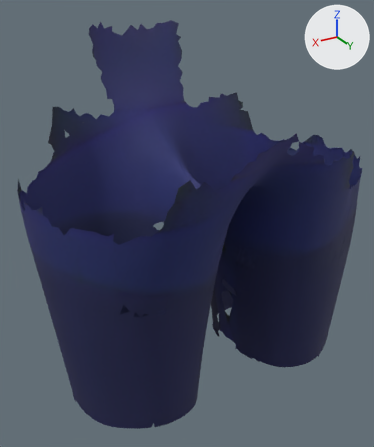
Before and after pictures for a commit that changed the glTF model assets/characters/_bodybase/namja_bottom8_darkblue_rigged.glb.
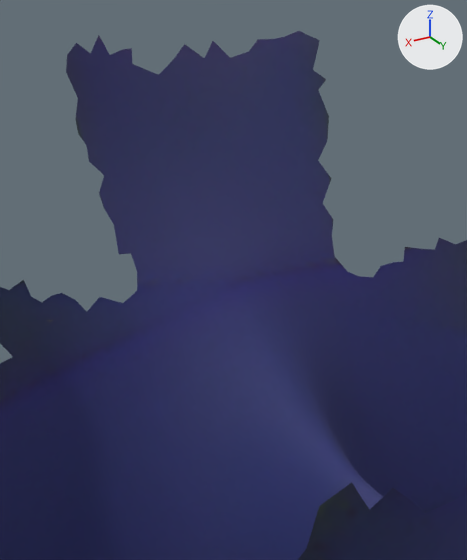
The first picture shows the older version from a 50 mm camera at (0.2499, 0.3977, 0.6466) aimed at (0.0094, -0.0032, 0.4461). The close-ups show the older and then the newer version on the part from 17% to 62% of the width and 2% to 46% of the height of that picture. Only the edits that show in the close-ups are written down. Lighting does not change. The marker at upper right points along +X, +Y and +Z. Where no turn or scale is listed for an object, it has been applied to the vertices. Vertices at exactly the same position are counted once.

The first close-up shows 'part'.
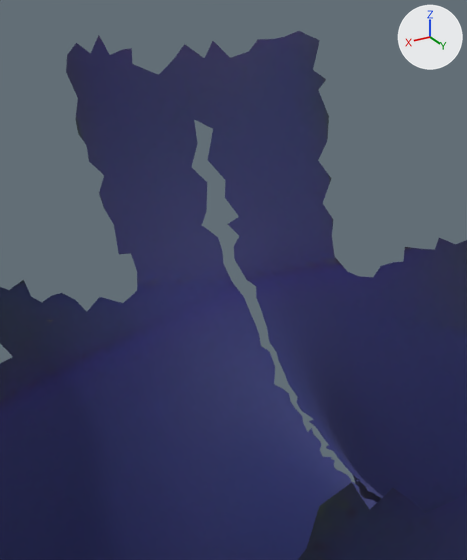
Changed parts and their boxes [x1, y1, x2, y2] in the close-ups (467 x 560 px):
part 1 of me_mesh_0, deleted: before [192, 120, 381, 502]

Diff of the bpy script that builds the scene:
```diff
--- a/assets/characters/_bodybase/namja_bottom8_darkblue_rigged.glb.py
+++ b/assets/characters/_bodybase/namja_bottom8_darkblue_rigged.glb.py
@@ me_mesh_0 @@
 # used by ob_part; location = (0.0, 0.0, 0.0)
-me_mesh_0.from_pydata(...)  # 6713 vertices, 12786 faces; spans x -0.168..0.165, y -0.135..0.124, z 0.3..0.627
+me_mesh_0.from_pydata(...)  # 6710 vertices, 12602 faces; spans x -0.168..0.165, y -0.135..0.124, z 0.3..0.627
+# me_mesh_0 part 1
+# 3 vertices are removed from x -0.001..0.0, y -0.025..-0.017, z 0.489..0.492
+# 184 faces are deleted
 me_mesh_0.materials.append(mat_material_0)
```
